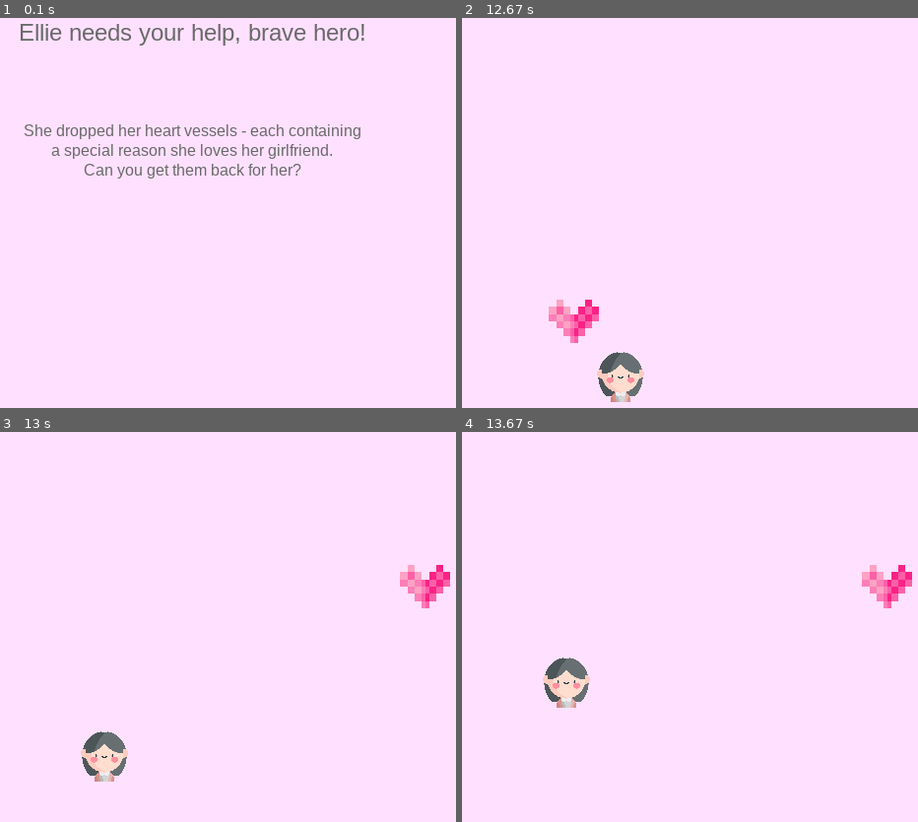
Above: before the commit, frames 1-4 (two rows, left to right).
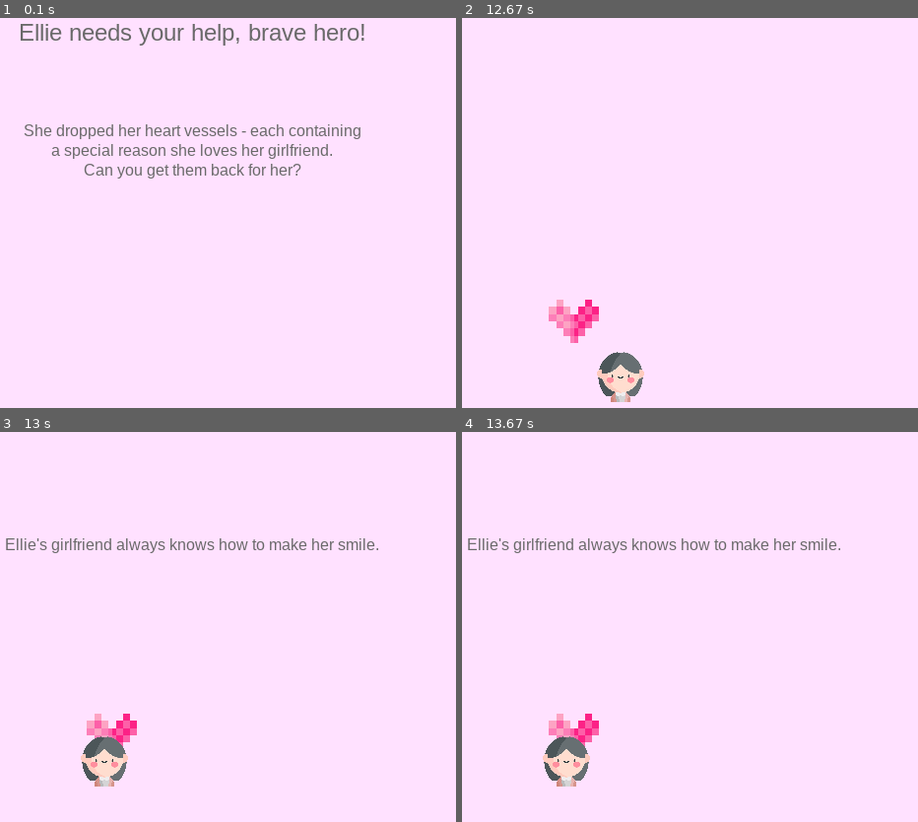
Above: after the commit, the same moments.

Repository: ellewright/first-pygame
Game: pygame game, started from main.py
The game is run twice, just before and just after one commit, with the same random seed, the same clock (stepped at 60 frames per second) and the same inputs.
Inputs:
- Up to frame 1 (0.1 s): no input
- Up to frame 2 (12.67 s): hold A 5.07-5.53 s; hold D 5.57-6.03 s; hold W 6.07-6.37 s; hold D 6.4-6.87 s; hold A 6.9-7.43 s; hold S 7.47-7.77 s; hold A 7.8-8.2 s; hold W 8.23-8.6 s; hold D 8.63-9.27 s; hold S 9.3-9.67 s; hold A 9.7-10.17 s; hold D 10.2-10.67 s; hold W 10.7-11 s; hold D 11.03-11.5 s; hold A 11.53-12.07 s; hold S 12.1-12.4 s; hold A from 12.43 s (still down)
- Up to frame 3 (13 s): release A at 12.83 s; hold W from 12.87 s (still down)
- Up to frame 4 (13.67 s): release W at 13.23 s

Frames 1-2 are identical in both runs. In frame 3, 2.8% of the frame differs, in the area x 1-99%, y 27-91%; in frame 4, 4.2%.

Commit message:
Render secrets upon heart collision

Diff:
--- a/main.py
+++ b/main.py
@@ -29,6 +29,19 @@
 HEART_HEIGHT = HEART_ICON.get_size()[1]
 heart_x = random.randint(0, WIDTH - (PADDING_X + HEART_WIDTH))
 heart_y = random.randint(0, HEIGHT - ((PADDING_Y * 3) + (HEART_HEIGHT)))
+
+SECRETS = [
+    "Ellie's girlfriend always knows how to make her smile.",
+    "Ellie loves that her girlfriend is as much a cat person as she.",
+    "Ellie's girlfriend has the same silly sense of humor as her.",
+    "Ellie loves that her girlfriend is always looking out for others.",
+    "Ellie's girlfriend has the best fashion, every color looks good on her.",
+    "Ellie loves when her girlfriend takes care of her and makes her food.",
+    "Ellie's girlfriend has the cutest dimples which look adorable smiling.",
+    "Ellie loves her girlfriend's family, who took her in without question.",
+    "Ellie's girlfriend is her favorite artist and she cherishes her paintings.",
+    "Ellie loves her girlfriend's contagious laugh and carefree spirit."
+]
 
 screen = pygame.display.set_mode((WIDTH, HEIGHT))
 clock = pygame.time.Clock()
@@ -83,8 +96,15 @@
     pygame.display.flip()
     pygame.time.delay(5000)
 
+def draw_secret(secret):
+    rendered_secret = BODY_FONT.render(secret, True, GRAY)
+    secret_rect = rendered_secret.get_rect(center=(WIDTH // 2, HEIGHT // 2))
+    screen.blit(rendered_secret, secret_rect)
+    pygame.display.flip()
+
 def main():
     global player_x, player_y, heart_x, heart_y
+    secret_index = 0
 
     draw_title_screen()
 
@@ -94,6 +114,10 @@
             if event.type == pygame.QUIT:
                 running = False
 
+        if secret_index > len(SECRETS) - 1:
+            running = False
+            break
+
         screen.fill("thistle1")
 
         draw_heart(heart_x, heart_y)
@@ -101,11 +125,13 @@
         control_movement()
 
         if has_collided(player_x, player_y, heart_x, heart_y):
+            draw_secret(SECRETS[secret_index])
+            pygame.time.delay(5000)
             heart_x = random.randint(0, WIDTH - (PADDING_X + (HEART_WIDTH // 2)))
             heart_y = random.randint(0, HEIGHT - ((PADDING_Y * 3) + (HEART_HEIGHT // 2)))
+            secret_index += 1
 
         pygame.display.flip()
-
         clock.tick(FPS)
 
 if __name__ == "__main__":
